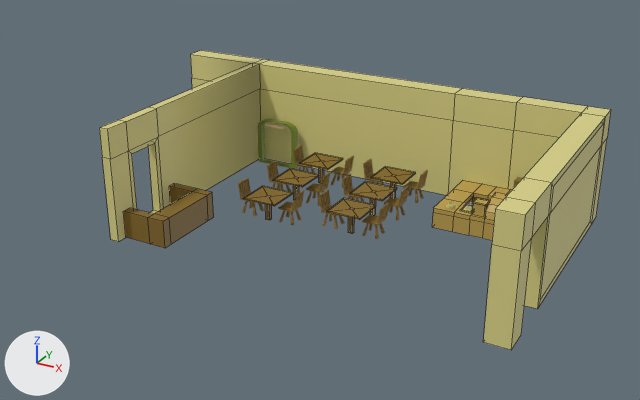
Two versions of the FBX model Assets/CafeAssets/Cafe.fbx, one commit apart.
Before and after are seen from a 50 mm camera at (12.5, -22.86, 11.79) aimed at (0.57, -1.15, 0.94). The axes (+X, +Y, +Z) are drawn at lower left. The lights are the same throughout. The older version comes first. Mesh edges are drawn as thin lines on the coarser meshes. Where no turn or scale is listed for an object, it has been applied to the vertices.
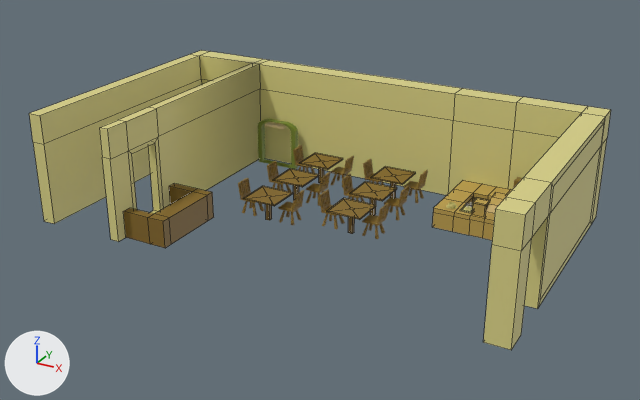
What differs and where, as boxes (x1, y1, x2, y2) in the pictures (640 x 400 px):
'Cube.001', reshaped (14% wider)
    before: (99, 50, 611, 350)
    after: (29, 50, 611, 350)
part 1 of me_cube_001, built on
    before: (190, 50, 262, 89)
    after: (29, 50, 262, 224)

What the commit changed:
me_cube_001 is used by ob_cube_001; location (0.0, 0.0, 0.0).
me_cube_001 had 98 vertices, 93 faces and spanned x -7.05..7.88, y -5.08..3.54, z 0.12..3.63.
me_cube_001 now has 110 vertices, 103 faces and spans x -7.05..7.88, y -5.08..3.54, z 0.12..3.63.
Part 1, on me_cube_001:
5 faces are deleted.
6 new vertices lie (-2.27, 0.0, 0.0) away from vertices in x -4.36, y 2.85..3.54, z 0.12..3.62.
6 new vertices lie (0.0, -7.93, 0.0) away from vertices in x -7.05..-6.63, y 2.85, z 0.12..3.62.
15 new faces join them.
